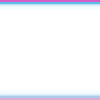
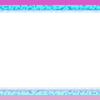
Revision of a layered (100, 100) image; what changed, layer by layer:
painted on "Top\" over [0, 2, 100, 13]
added layer "Layer 1" above "Bottom" over [0, 87, 100, 98]
painted on "Bottom" over [0, 90, 100, 98]
